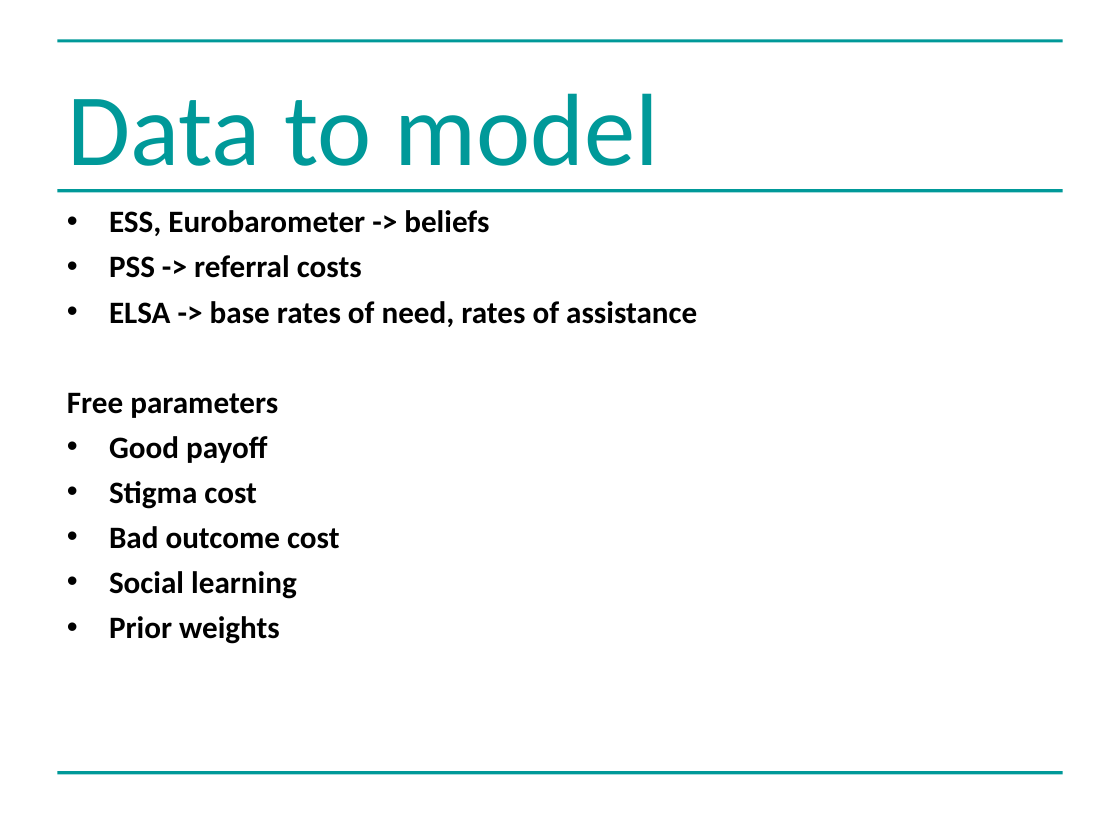
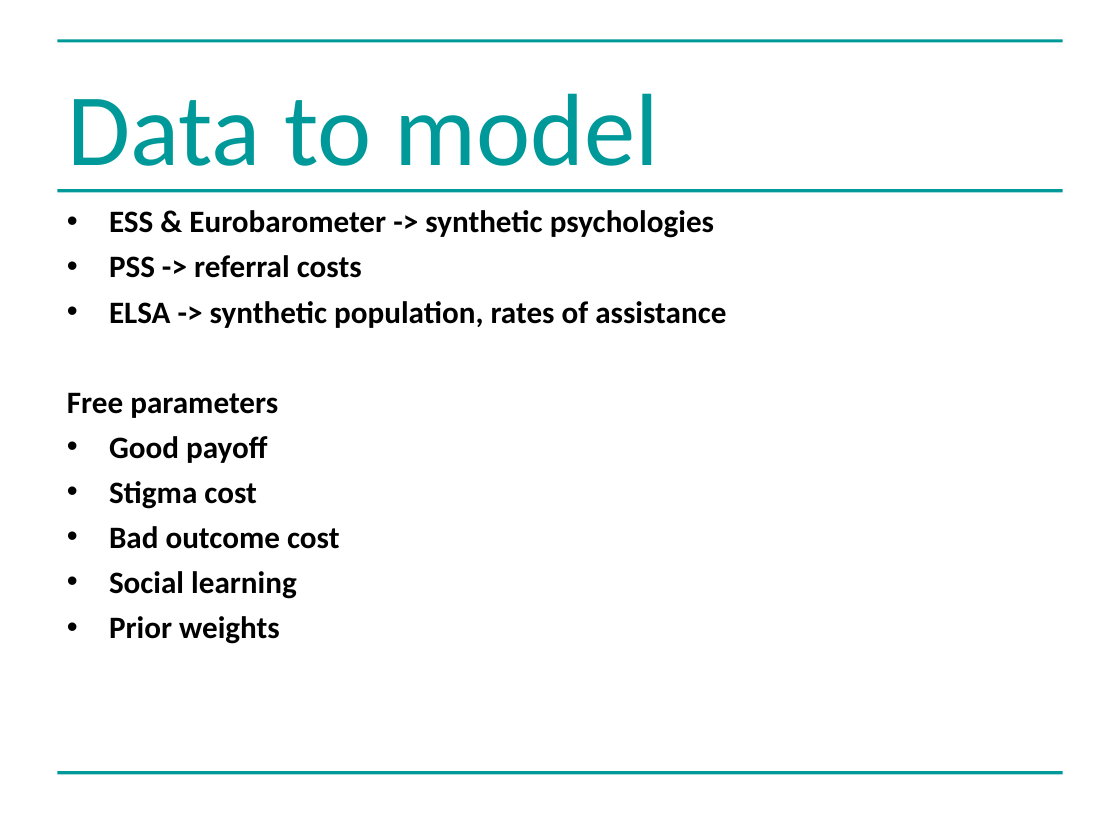
Before and after one commit to greenape/bsps2015, a slide deck: slide 8 of presentation/risky_aging_bsps.ppt. Drawn at 1120x840 pixels with LibreOffice and Linux fonts; fonts in the diff are those of the drawing. Boxes give left, top, right and bottom in pixels: in the first picture for what was removed or moved away, otherwise in the second. Text is boxed around its words. In the diff, an @@ line names an element or a change of style, - is before the commit and + after.

Commit message:
synthetic psychologies

```diff
--- a/presentation/risky_aging_bsps.ppt
+++ b/presentation/risky_aging_bsps.ppt
@@ text at (109,210,714,238): text changed @@
-• ESS, Eurobarometer -> beliefs
+• ESS & Eurobarometer -> synthetic psychologies
@@ text at (109,301,726,328): text changed @@
-• ELSA -> base rates of need, rates of assistance
+• ELSA -> synthetic population, rates of assistance
```
Also in this commit, not shown: 2 other slides changed.
